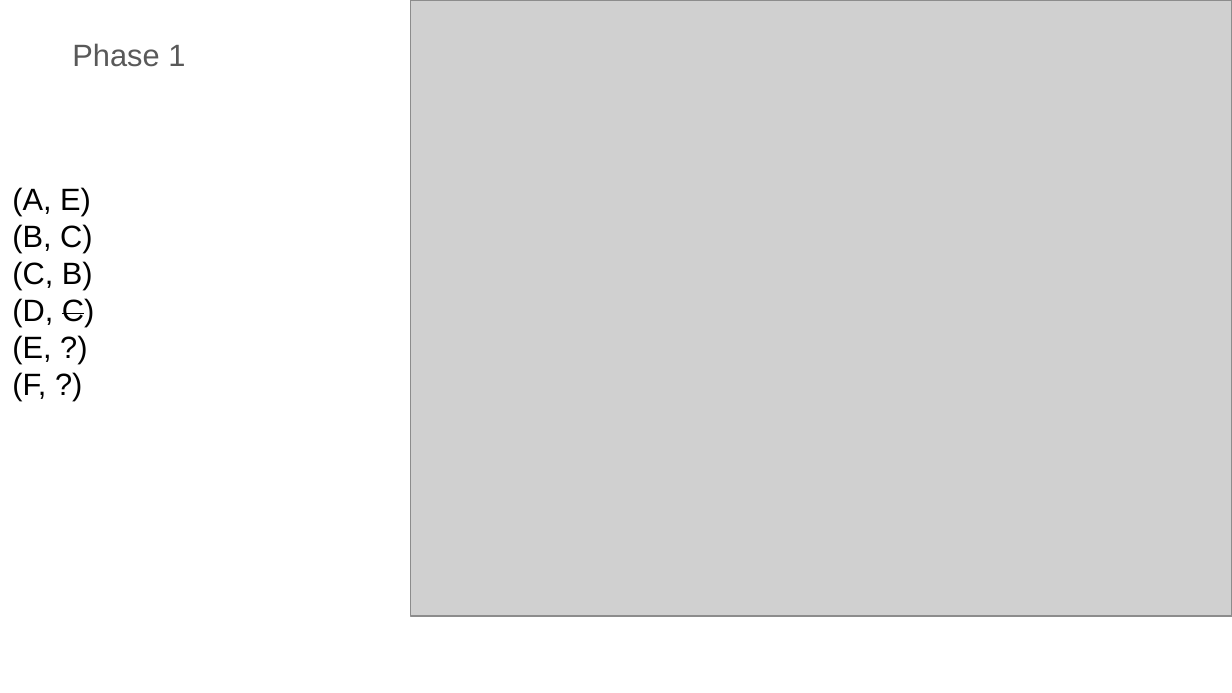
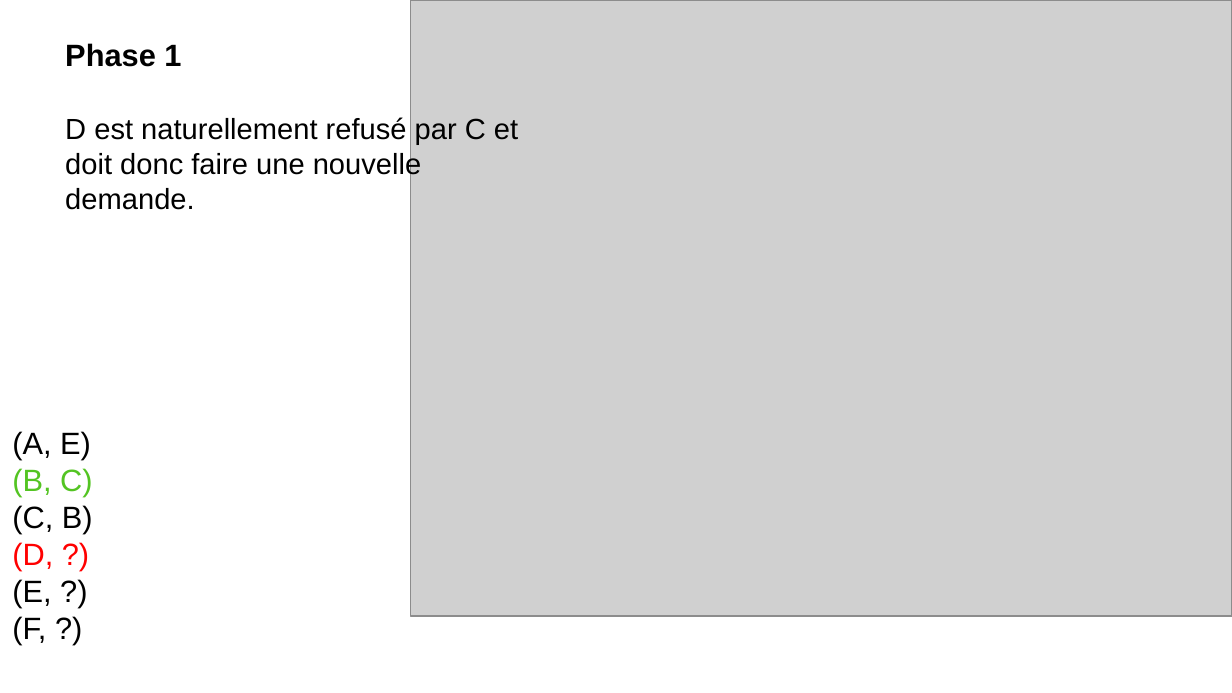
Before and after one commit to karimizerx/stable.roommates.problem, a slide deck: slide 23 of annexe.pptx (slide 20 before the commit). Drawn at 1232x693 pixels with LibreOffice and Linux fonts; fonts in the diff are those of the drawing; grey boxes stand for pictures. Boxes give left, top, right and bottom in pixels: in the first picture for what was removed or moved away, otherwise in the second. Text is boxed around its words. In the diff, an @@ line names an element or a change of style, - is before the commit and + after.

```diff
--- a/annexe.pptx
+++ b/annexe.pptx
@@ text added at [65,43,518,210], 17 pt, text #000000 @@
+Phase 1
+D est naturellement refusé par C et doit donc faire une nouvelle demande.
@@ text removed at [72,43,185,67] @@
-Phase 1
@@ text "(A, E)": place and size @@
-text "(A, E)" at [12,187,95,400]
+text "(A, E)" at [12,431,93,645]
@@ text at [12,468,92,497]: text colour #000000 to #53C422 in "(B, C)" @@
@@ text at [12,542,53,571]: text changed; text colour #000000 to #FF0000 @@
-(D, C)
+(D, ?)
```
Also in this commit, not shown: 40 other slides changed, 8 slides added, 5 slides removed, 1 other file.
